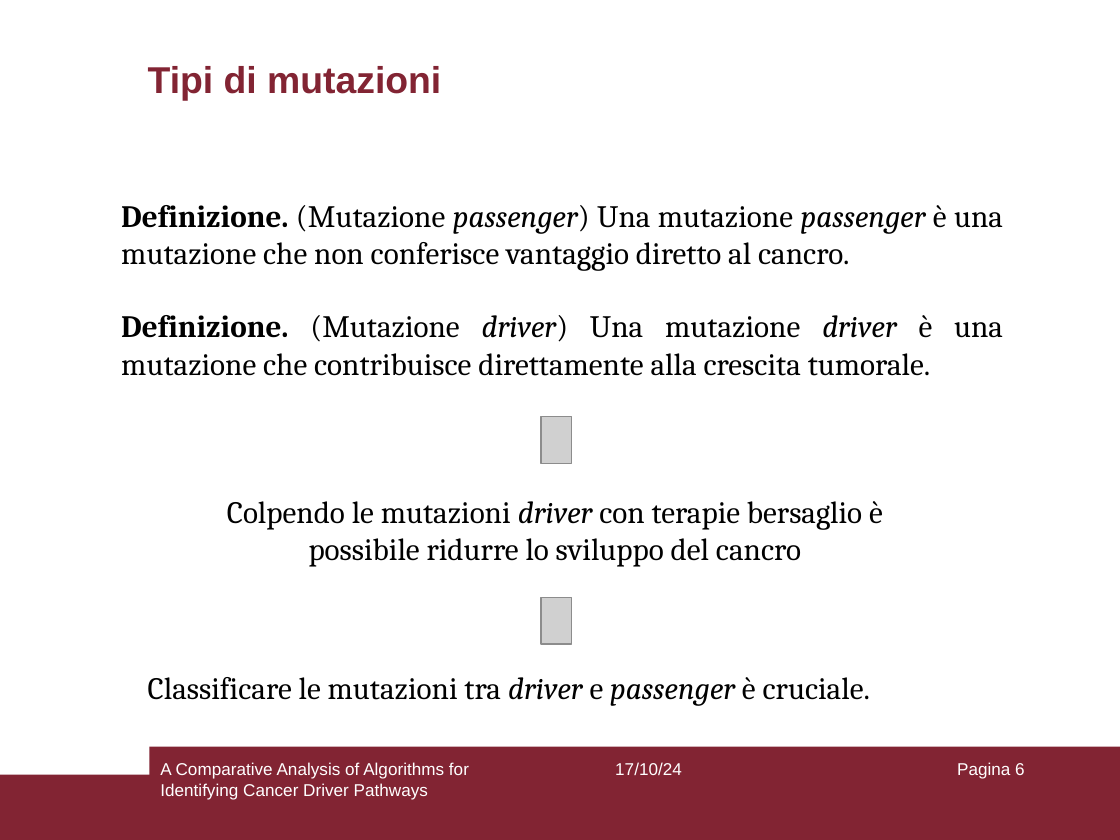
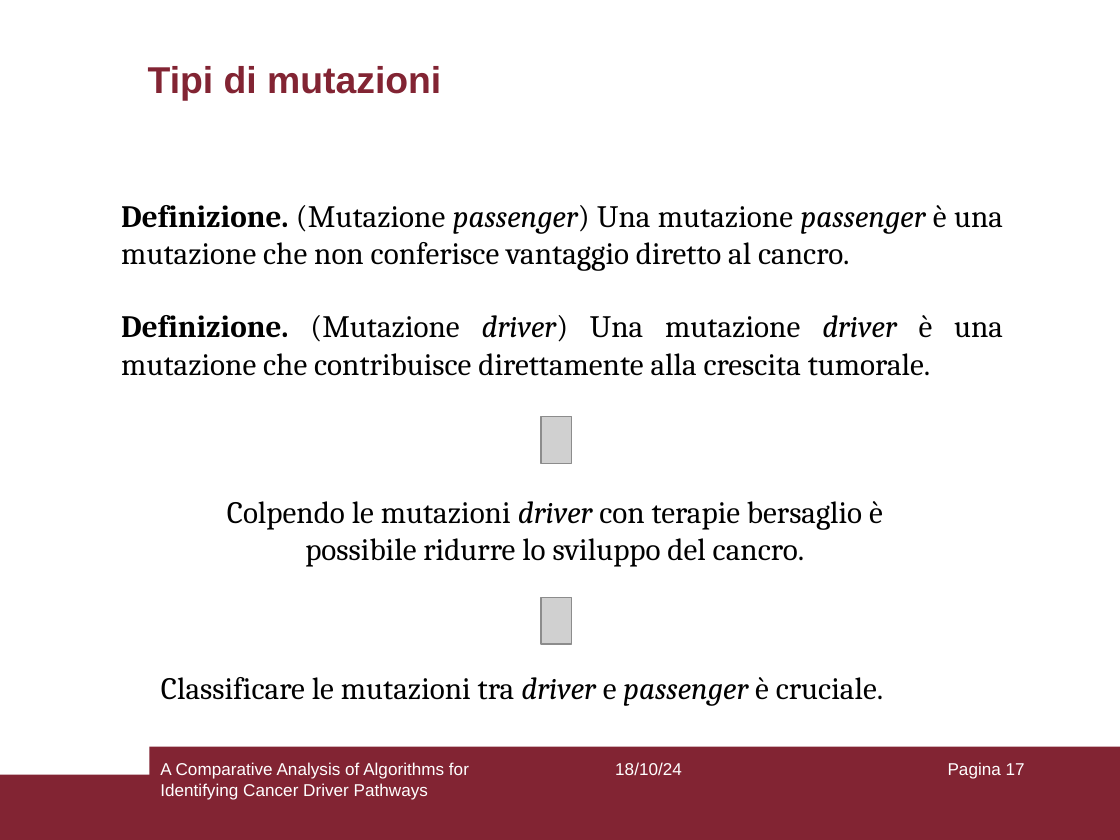
Before and after one commit to aflaag/bsc-thesis, a slide deck: slide 17 of presentation/slides.odp (slide 6 before the commit). Drawn at 1120x840 pixels with LibreOffice and Linux fonts; fonts in the diff are those of the drawing; grey boxes stand for pictures. Boxes give left, top, right and bottom in pixels: in the first picture for what was removed or moved away, otherwise in the second. Text is boxed around its words. In the diff, an @@ line names an element or a change of style, - is before the commit and + after.

```diff
--- a/presentation/slides.odp
+++ b/presentation/slides.odp
@@ text at [227, 501, 883, 567]: text changed @@
-Colpendo le mutazioni driver con terapie bersaglio è possibile ridurre lo sviluppo del cancro
+Colpendo le mutazioni driver con terapie bersaglio è possibile ridurre lo sviluppo del cancro.
@@ text "Classificare le mutazioni tra driver ...": place and size @@
-text "Classificare le mutazioni tra driver ..." at [148, 677, 870, 706]
+text "Classificare le mutazioni tra driver ..." at [161, 677, 883, 706]
@@ text at [615, 762, 682, 775]: text changed @@
-17/10/24
+18/10/24
@@ page number at [948, 762, 1025, 779]: text changed @@
-Pagina 6
+Pagina 17
```
Also in this commit, not shown: 49 other slides changed, 15 slides added, 2 other files.
